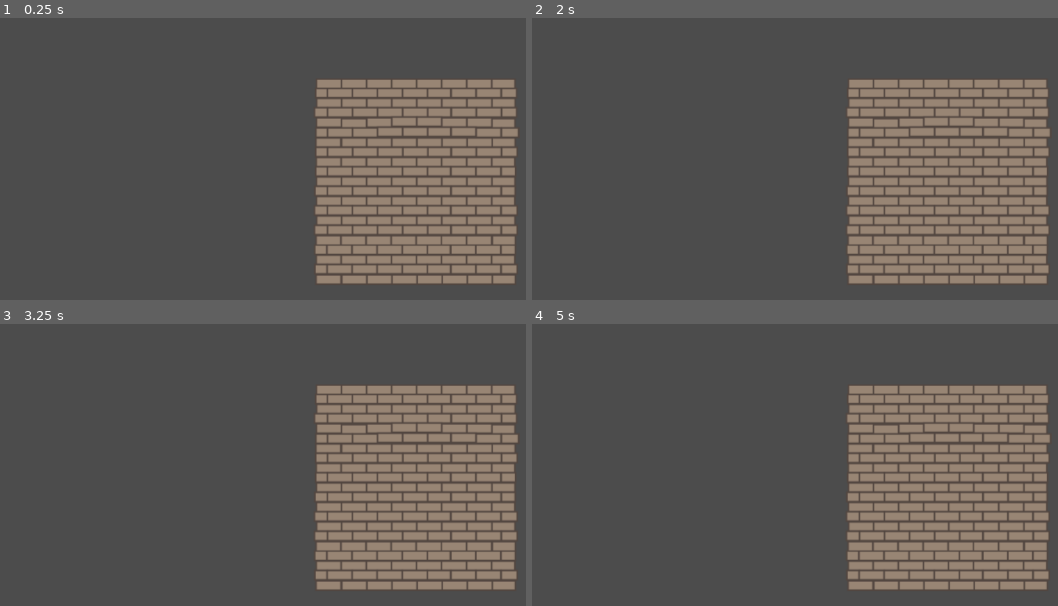
Above: before the commit, frames 1-4 (two rows, left to right).
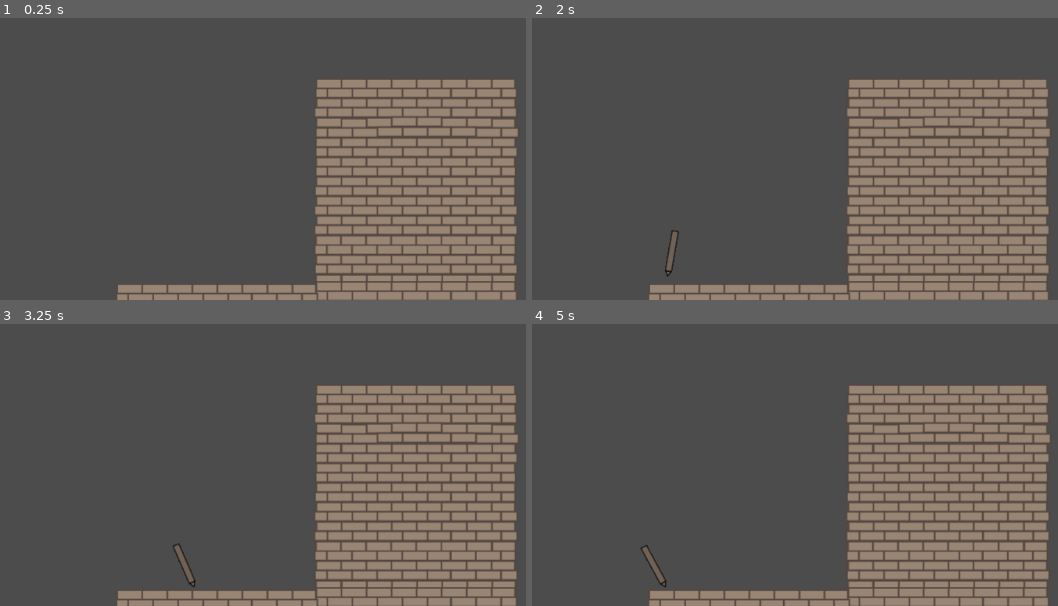
Above: after the commit, the same moments.

Repository: MeLikeyCode/GodotBulletWeb
Game: Godot game, scene res://Test.tscn
The game is run twice, just before and just after one commit, with the same random seed, the same clock (stepped at 60 frames per second) and the same inputs.
Inputs (mouse positions are in pixels of both pictures, inside the frame that each line leads up to):
- Up to frame 1 (0.25 s): no input
- Up to frame 2 (2 s): tap Enter at 0.5 s; move the mouse to (831, 43) at 0.52 s; click (831, 43) at 0.67 s; tap Space at 1.25 s; move the mouse to (outside the picture) at 1.27 s; click (outside the picture) at 1.42 s
- Up to frame 3 (3.25 s): move the mouse to (outside the picture) at 2.02 s; click (outside the picture) at 2.17 s; move the mouse to (84, 465) at 2.77 s; click (84, 465) at 2.92 s
- Up to frame 4 (5 s): tap Enter at 3.5 s; move the mouse to (900, 442) at 3.52 s; click (900, 442) at 3.67 s; move the mouse to (outside the picture) at 4.27 s; click (outside the picture) at 4.42 s

The runs differ from the first frame. In frame 1, 4.1% of the frame differs, in the area x 22-99%, y 93-100%; in frame 2, 4.3%, in the area x 22-99%, y 75-100%; in frame 3, 4.3%; in frame 4, 4.3%.

Commit message:
Minor edit.

Diff:
--- a/Test.tscn
+++ b/Test.tscn
@@ -17,3 +17,27 @@
 
 [node name="CollisionShape2D" type="CollisionShape2D" parent="RigidBody2D"]
 shape = SubResource( 1 )
+
+[node name="RigidBody2D2" type="StaticBody2D" parent="."]
+position = Vector2( 883.741, 708.174 )
+__meta__ = {
+"_edit_group_": true
+}
+
+[node name="Sprite" type="Sprite" parent="RigidBody2D2"]
+texture = ExtResource( 2 )
+
+[node name="CollisionShape2D" type="CollisionShape2D" parent="RigidBody2D2"]
+shape = SubResource( 1 )
+
+[node name="RigidBody2D3" type="StaticBody2D" parent="."]
+position = Vector2( 628.741, 711.174 )
+__meta__ = {
+"_edit_group_": true
+}
+
+[node name="Sprite" type="Sprite" parent="RigidBody2D3"]
+texture = ExtResource( 2 )
+
+[node name="CollisionShape2D" type="CollisionShape2D" parent="RigidBody2D3"]
+shape = SubResource( 1 )
Not shown, changed: .gitignore
